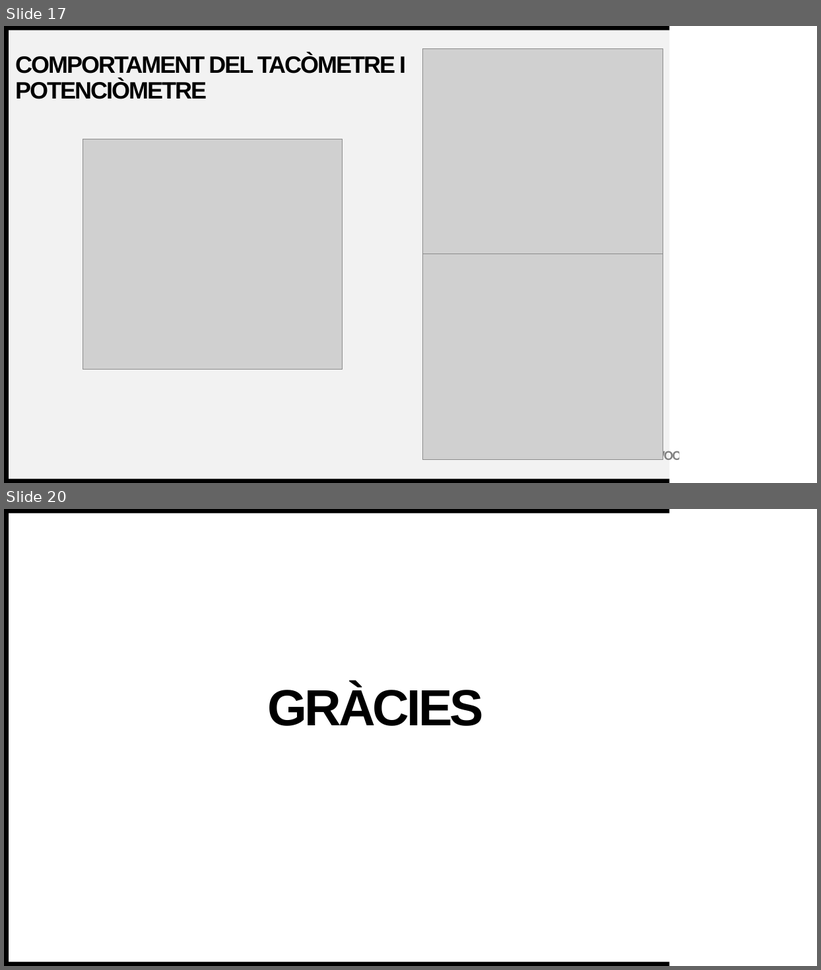
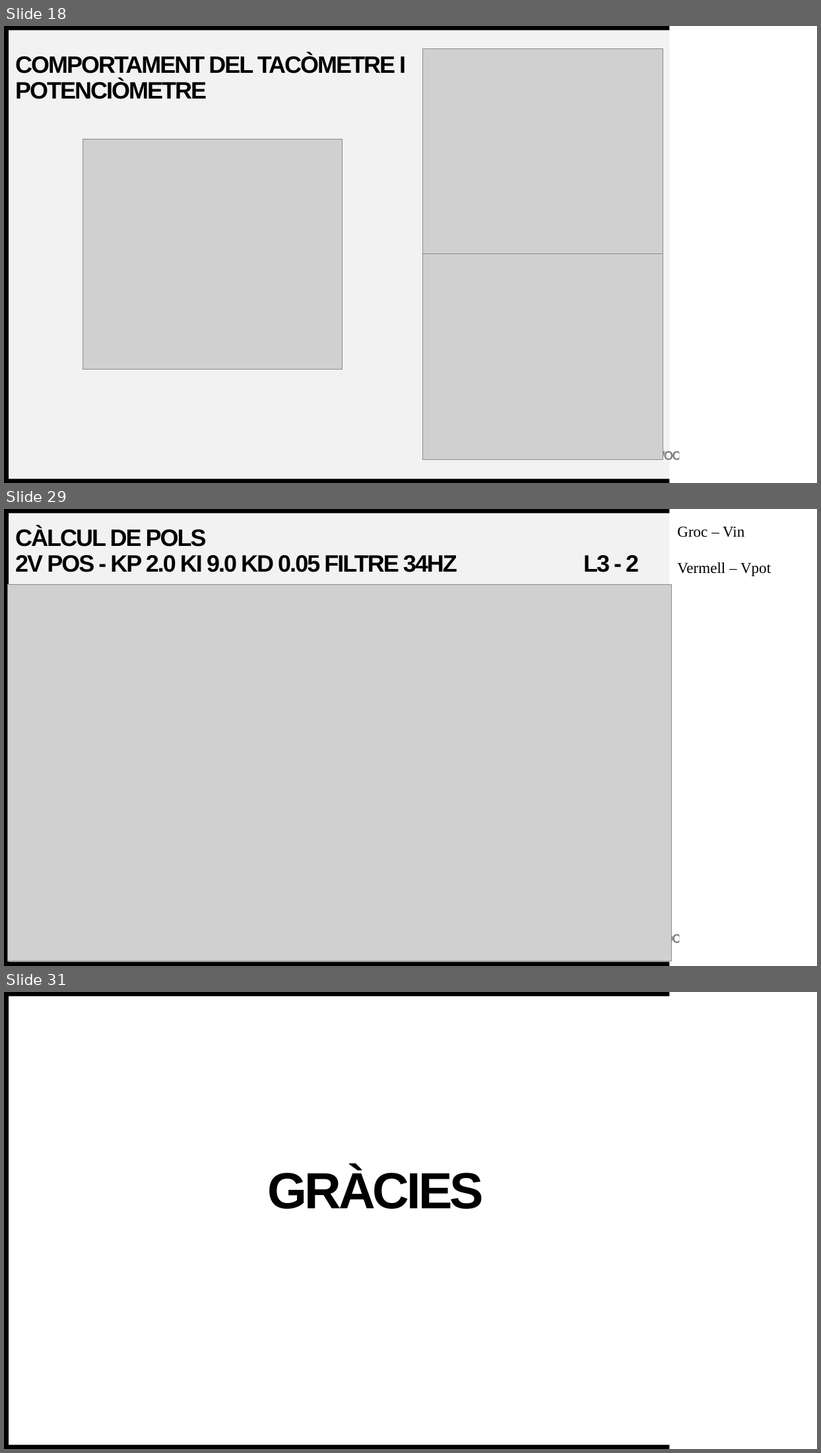
Before and after one commit to Argyrum/TFG-Control, a slide deck: Presentacions/Resultats de l’Anàlisi de la Planta de DS - Compendi 1-4 .pptx. Shown one above the other, each under a label of ours: slides 17 and 20 before the commit, slides 18, 29 and 31 after it; the slides between them are not shown. The pictures are 821x970 and 821x1453 pixels, drawn with LibreOffice and Linux fonts; fonts in the diff are those of the drawing; grey boxes stand for pictures. Boxes give left, top, right and bottom in pixels: in the first picture for what was removed or moved away, otherwise in the second. Text is boxed around its words. In the diff, an @@ line names an element or a change of style, - is before the commit and + after.

```diff
--- a/Presentacions/Resultats de l’Anàlisi de la Planta de DS - Compendi 1-4 .pptx
+++ b/Presentacions/Resultats de l’Anàlisi de la Planta de DS - Compendi 1-4 .pptx
@@ slide 29 added at [4, 509, 817, 966], background #FFFFFF; not listed: 6 template elements that a slide beside it also shows @@
@@ title added at [15, 527, 639, 572], 28 pt, text #000000, bold @@
+CÀLCUL DE POLS
+2V POS - KP 2.0 KI 9.0 KD 0.05 FILTRE 34HZ L3 - 2
@@ text added at [677, 526, 771, 576], 18 pt, text #000000 @@
+Groc – Vin
+Vermell – Vpot
@@ picture added at [8, 584, 671, 962] @@
@@ rectangle added at [679, 927, 817, 966], fill #FFFFFF @@
@@ what was slide 17 is now slide 18 @@
@@ what was slide 20 is now slide 31 @@
```
Also in this commit, not shown: 1 slide changed, 10 other slides added, 2 other files.
